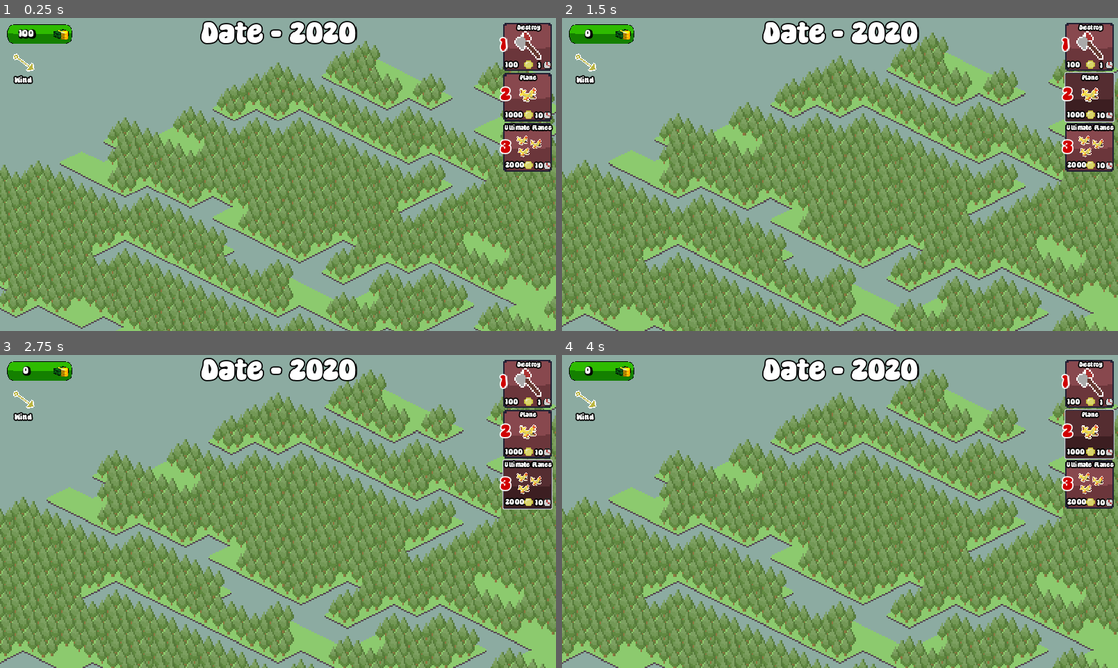
Above: before the commit, frames 1-4 (two rows, left to right).
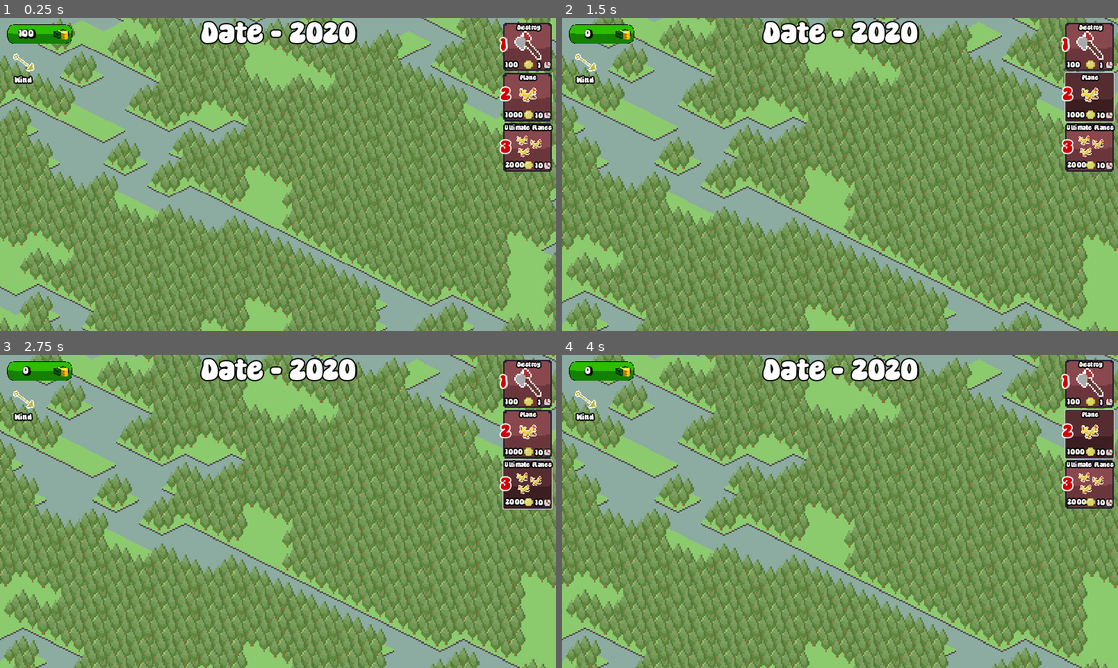
Above: after the commit, the same moments.

Repository: ManechLepage/BHX8.0
Game: Godot game, scene res://Scenes/testing1.tscn
Two runs of this game, one before a commit and one after it. Both use one fixed random seed, a clock stepped at 60 frames per second and the inputs below. Sound files missing from this copy of the repository are replaced by a short silence.
Inputs:
- Up to frame 1 (0.25 s): no input
- Up to frame 2 (1.5 s): click "Destroy" at 0.5 s; click "Plane" at 1.25 s
- Up to frame 3 (2.75 s): click "Ultimate Planes" at 2 s
- Up to frame 4 (4 s): click "Destroy" at 2.75 s; click "Plane" at 3.5 s

The runs differ from the first frame. In frame 1, 45% of the frame differs, in the area x 0-100%, y 0-100%; in frame 2, 44%; in frame 3, 45%; in frame 4, 44%.

Commit message:
Do levels

Diff:
--- a/bhx/Scripts/plane.gd
+++ b/bhx/Scripts/plane.gd
@@ -33,14 +33,15 @@
 			tiles.append(tileManager.get_tile_from_position(map, position))
 
 	for tile in tiles:
-		if not only_center:
-			# tile.type = Gamemanager.TileType.PLAINS
-			tile.heat = 0
-			tile.burn_state = Gamemanager.BurnState.NONE
-		else:
-			# tile.type = Gamemanager.TileType.PLAINS
-			tile.heat *= 0
-			tile.burn_state = Gamemanager.BurnState.NONE
+		if tile.type == Gamemanager.TileType.FOREST and tile.burn_state != Gamemanager.BurnState.BURNT:
+			if not only_center:
+				# tile.type = Gamemanager.TileType.PLAINS
+				tile.heat = 0
+				tile.burn_state = Gamemanager.BurnState.NONE
+			else:
+				# tile.type = Gamemanager.TileType.PLAINS
+				tile.heat *= 0
+				tile.burn_state = Gamemanager.BurnState.NONE
 
 	if not only_center:
 		var center_side_1: Vector2 = center + Vector2(1, 0)
--- a/bhx/Scripts/tilemap.gd
+++ b/bhx/Scripts/tilemap.gd
@@ -11,7 +11,9 @@
 @onready var ground: TileMapLayer = $Ground
 @onready var ground_cover: TileMapLayer = $GroundCover
 @onready var indicators: TileMapLayer = $Indicatiors
+
 var start_number_of_trees: int
+var diff: int
 
 var offset: Vector2i
 
@@ -21,10 +23,24 @@
 			if randi() & 1:
 				if randi() & 1:
 					wintermap = 4
+
+	diff = 1
+	load_level()
+
+func try_load_next_level():
+	if Gamemanager.did_win:
+		var year: int = 2020 + (diff - 1) * 10
+		rename_year_title("Date - " + str(year))
+		hide_win_screen()
+		load_level()
+
+func load_level():
+	Gamemanager.did_win = false
+
 	params.seed = randi_range(0, 100000000000000)
 	map = generate()
 
-	Gamemanager.reset(2)
+	Gamemanager.reset(diff)
 
 	start_number_of_trees = 0
 	for tile in map:
@@ -35,9 +51,14 @@
 	get_random_tile(forest_tiles).heat = 1
 
 	offset = params.dimensions / -2
-
 	Gamemanager.update()
 	update()
+
+func rename_year_title(text: String) -> void:
+	get_tree().get_first_node_in_group("UI").year_title.text = text
+
+func hide_win_screen() -> void:
+	get_tree().get_first_node_in_group("UI").score.scale = Vector2.ZERO
 
 func update() -> void:
 	update_tile_map(map)
@@ -82,6 +103,8 @@
 func _input(event: InputEvent) -> void:
 	if Input.is_action_just_pressed("Reset"):
 		_ready()
+	if Input.is_action_just_pressed("Next Level"):
+		try_load_next_level()
 
 func get_random_tile(array: Array[Tile]) -> Tile:
 	var index: int = rng.randi_range(0, array.size() - 1)
@@ -256,3 +279,4 @@
 		var left: int = get_number_of_remaining_trees()
 		Gamemanager.output_score(left, percentage)
 		Gamemanager.did_win = true
+		diff += 1
--- a/bhx/Scripts/ui.gd
+++ b/bhx/Scripts/ui.gd
@@ -4,6 +4,7 @@
 @onready var money: Panel = $money
 @onready var wind: TextureRect = $Wind
 @onready var score: Panel = $Score
+@onready var year_title: Label = $Title
 
 @export var events: Array[Event]
 var input_manager: InputManager
--- a/bhx/project.godot
+++ b/bhx/project.godot
@@ -65,3 +65,8 @@
 , Object(InputEventKey,"resource_local_to_scene":false,"resource_name":"","device":-1,"window_id":0,"alt_pressed":false …(187 unchanged characters)…
 ]
 }
+"Next Level"={
+"deadzone": 0.5,
+"events": [Object(InputEventKey,"resource_local_to_scene":false,"resource_name":"","device":-1,"window_id":0,"alt_pressed":false,"shift_pressed":false,"ctrl_pressed":false,"meta_pressed":false,"pressed":false,"keycode":0,"physical_keycode":32,"key_label":0,"unicode":32,"location":0,"echo":false,"script":null)
+]
+}
Not shown: 1 places in bhx/Scenes/UI.tscn that only renumber resources
Not shown, added: bhx/Scenes/tesF643.tmp
